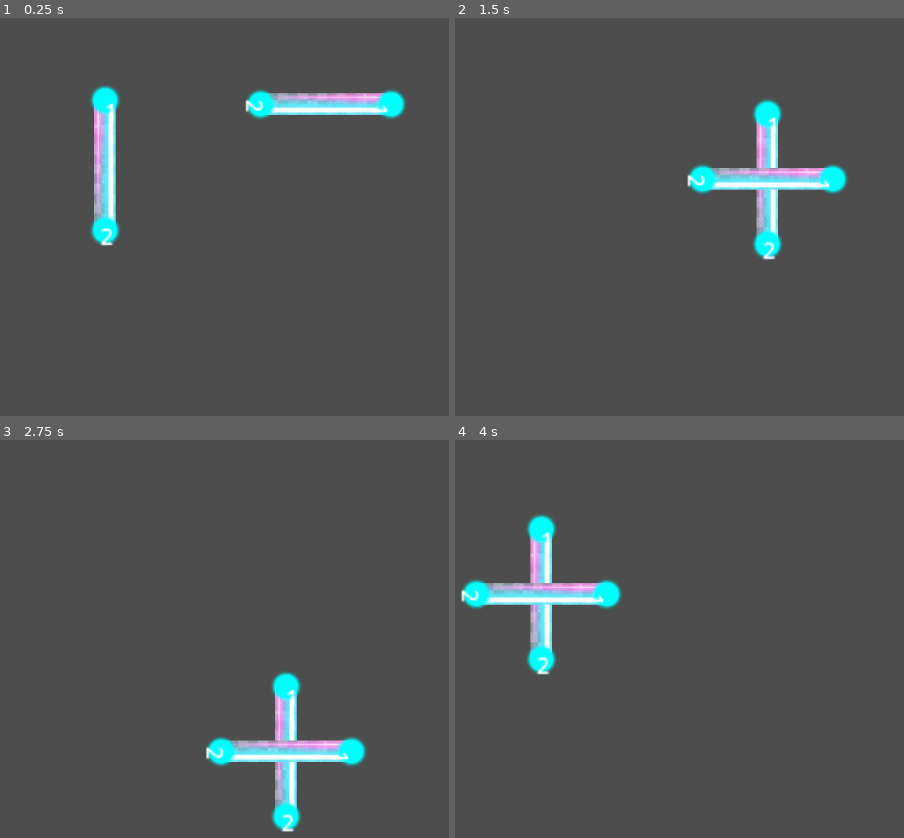
Above: before the commit, frames 1-4 (two rows, left to right).
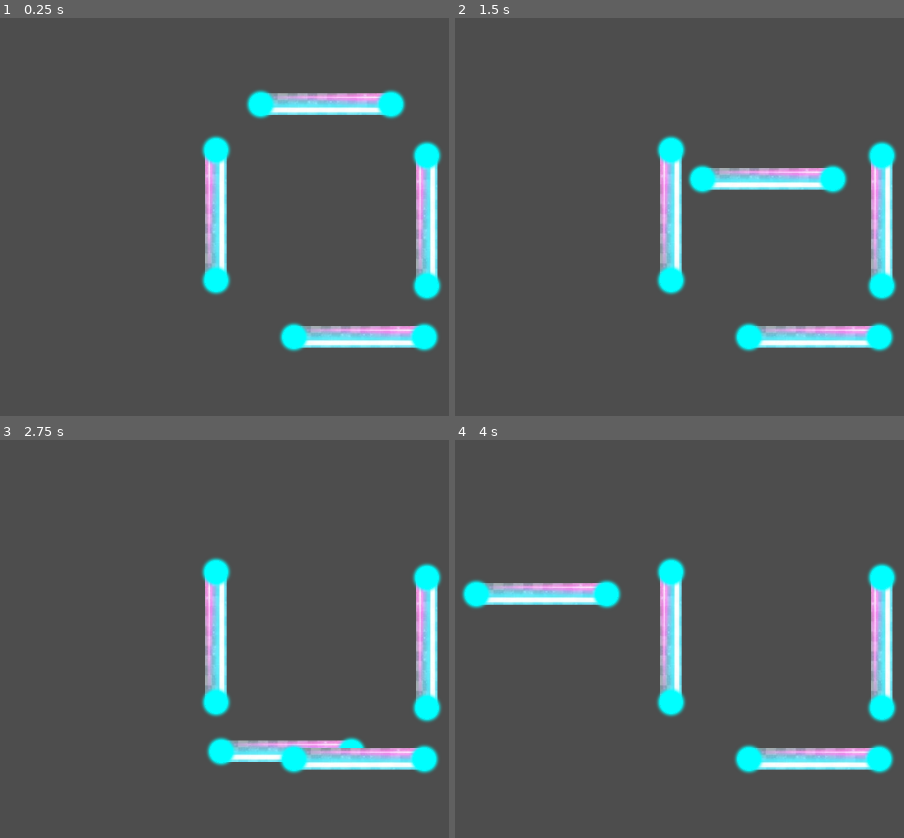
Above: after the commit, the same moments.

Repository: CarlesRa/Harmony-Waves
Game: Godot game, scene res://scenes/levels/level_01.tscn
The game is run twice, just before and just after one commit, with the same random seed, the same clock (stepped at 60 frames per second) and the same inputs. The project has no main scene, so this scene is started directly.
Inputs (mouse positions are in pixels of both pictures, inside the frame that each line leads up to):
- Up to frame 1 (0.25 s): no input
- Up to frame 2 (1.5 s): tap Enter at 0.5 s; drag from (558, 165) to (782, 105) at 0.52 s; tap Space at 1.25 s; drag from (782, 105) to (742, 328) at 1.27 s
- Up to frame 3 (2.75 s): move the mouse to (408, 563) at 2.02 s; click (408, 563) at 2.17 s
- Up to frame 4 (4 s): tap Enter at 2.75 s; drag from (742, 750) to (540, 595) at 2.77 s; tap Space at 3.5 s; move the mouse to (outside the picture) at 3.52 s; click (outside the picture) at 3.67 s

The runs differ from the first frame. In frame 1, 8.2% of the frame differs, in the area x 20-99%, y 17-84%; in frame 2, 8.0%; in frame 3, 7.8%; in frame 4, 8.0%.

Commit message:
snap pieces ok, got to deactivate connectors

Diff:
--- a/scenes/levels/level_01.tscn
+++ b/scenes/levels/level_01.tscn
@@ -5,12 +5,31 @@
 [node name="Level_01" type="Node2D"]
 
 [node name="WavePiece" parent="." instance=ExtResource("1_m802k")]
-position = Vector2(256, 216)
-C1_target_id = 3
-C2_target_id = 4
+position = Vector2(416, 288)
+is_piece_connected = true
+C1_connector_id = -1
+C1_target_id = 1
+C2_connector_id = -1
+C2_target_id = 2
 
 [node name="WavePiece2" parent="." instance=ExtResource("1_m802k")]
 position = Vector2(576, 128)
 rotation = 1.5707964
-C1_connector_id = 3
-C2_connector_id = 0
+C1_connector_id = -1
+C1_target_id = 4
+C2_connector_id = 1
+C2_target_id = 3
+
+[node name="WavePiece3" parent="." instance=ExtResource("1_m802k")]
+position = Vector2(624, 464)
+rotation = 1.5707964
+C1_connector_id = -1
+C1_target_id = 5
+C2_target_id = 4
+
+[node name="WavePiece4" parent="." instance=ExtResource("1_m802k")]
+position = Vector2(720, 296)
+C1_connector_id = 4
+C1_target_id = -1
+C2_connector_id = 5
+C2_target_id = -1
--- a/scenes/shared/wave_piece_base.tscn
+++ b/scenes/shared/wave_piece_base.tscn
@@ -51,6 +51,7 @@
 shape = SubResource("CircleShape2D_1m15w")
 
 [node name="Label" type="Label" parent="PieceConnector1"]
+visible = false
 offset_left = -0.5
 offset_top = -50.5
 offset_right = 39.5
@@ -74,6 +75,7 @@
 shape = SubResource("CircleShape2D_1m15w")
 
 [node name="Label" type="Label" parent="PieceConnector2"]
+visible = false
 offset_left = -3.5
 offset_top = 39.5
 offset_right = 36.5
--- a/scripts/shared/piece_connector.gd
+++ b/scripts/shared/piece_connector.gd
@@ -3,6 +3,7 @@
 class_name PieceConnector
 
 var parent_piece: WavePiece
+var is_active: bool
 var connector_id: int = 0
 var target_connector_id: int = 0
 var snap_position: Vector2
@@ -11,3 +12,6 @@
 
 func _ready() -> void:
 	snap_position = connector_point.global_position
+
+func initialize_connector() -> void:
+	is_active = parent_piece.is_piece_connected
--- a/scripts/shared/wave_piece.gd
+++ b/scripts/shared/wave_piece.gd
@@ -1,21 +1,22 @@
 extends Area2D
 class_name WavePiece
 
-@export var pice_id: int = 0
-var is_piece_connected: bool = false
+@export var is_piece_connected: bool = false
 @export var music_stream: AudioStream = null
 @export var original_position: Vector2 = Vector2.ZERO
 
-@export_group("Conector 1")
+@export_group("Connector 1")
 @export var C1_connector_id: int = 1
 @export var C1_target_id: int = 0
 
-@export_group("Conector 2")
+@export_group("Connector 2")
 @export var C2_connector_id: int = 2
 @export var C2_target_id: int = 0
 
 @onready var connector_1: PieceConnector = $%PieceConnector1
+@onready var connector_1_point: Node2D = $PieceConnector1/Connector
 @onready var connector_2: PieceConnector = $%PieceConnector2
+@onready var connector_2_point: Node2D = $PieceConnector2/Connector
 
 const SNAP_DISTANCE: float = 300.0
 
@@ -36,9 +37,11 @@
 	connector_1.parent_piece = self
 	connector_1.connector_id = C1_connector_id
 	connector_1.target_connector_id = C1_target_id
+	connector_1.initialize_connector()
 	connector_2.parent_piece = self
 	connector_2.connector_id = C2_connector_id
 	connector_2.target_connector_id = C2_target_id
+	connector_2.initialize_connector()
 
 func _on_wave_piece_input_event(_viewport: Node, event: InputEvent, _shape_idx: int) -> void:
 	if not is_piece_connected and event is InputEventMouseButton:
@@ -54,7 +57,6 @@
 	drag_offset = get_global_mouse_position() - global_position
 	z_index = 1
 	is_dragging = true
-	print('start_drag   ', is_dragging)
 
 func _end_drag() -> void:
 	if not is_dragging: return
@@ -65,69 +67,58 @@
 	is_dragging = false
 
 func _try_snap_on_release() -> void:
-	if colliding_targets.is_empty() or dragging_connector_ids.is_empty():
+	if colliding_targets.is_empty():
 		return
+	for info in colliding_targets:
+		var target_id = info["id"]
+		var target_pos = info["target_pos"]
+		var drag_point: Node2D = info["dragged_connector_point"]
+		var dragged_pos = drag_point.get_global_transform_with_canvas().origin
+		if target_id == drag_point.get_parent().connector_id:
+			var offset = target_pos - dragged_pos
+			global_position += offset
+			is_piece_connected = true
+			drag_point.get_parent().is_active = true
+			colliding_targets.clear()
+			return
 
-	for target in colliding_targets:
-		for drag_id in dragging_connector_ids:
-			if target["id"] == drag_id:
-
-				var dragged_offset: Vector2
-				if drag_id == connector_1.connector_id:
-					dragged_offset = connector_1.position
-				else:
-					dragged_offset = connector_2.position
-
-				global_position = target["position"] - dragged_offset
-				is_piece_connected = true
-
-				colliding_targets.clear()
-				dragging_connector_ids.clear()
-				return
 
 # Connector 1
 func _on_piece_connector_1_area_entered(area: Area2D) -> void:
 	if area is PieceConnector and area.get_parent() != self:
-		var target_connector: Node2D = area.get_node("Connector")
-		var target_global_pos: Vector2 = target_connector.global_position
-		var target_info = {
+		if !area.is_active:
+			return
+		var static_connector_point = area.get_node("Connector")
+		var target_pos = static_connector_point.get_global_transform_with_canvas().origin
+		var info = {
 			"id": area.target_connector_id,
-			"position": target_global_pos
+			"target_pos": target_pos,
+			"dragged_connector_point": connector_1_point
 		}
-		if not colliding_targets.has(target_info):
-			colliding_targets.append(target_info)
-		if connector_1.connector_id not in dragging_connector_ids:
-			dragging_connector_ids.append(connector_1.connector_id)
+		colliding_targets.append(info)
 
 func _on_piece_connector_1_area_exited(area: Area2D) -> void:
 	if area is PieceConnector and area.get_parent() != self:
 		colliding_targets = colliding_targets.filter(
-			func(t):
-				return t["id"] != area.target_connector_id
+			func(e): return e["id"] != area.target_connector_id
 		)
-		if connector_1.connector_id in dragging_connector_ids:
-			dragging_connector_ids.erase(connector_1.connector_id)
 
 
 # Connector 2
 func _on_piece_connector_2_area_entered(area: Area2D) -> void:
 	if area is PieceConnector and area.get_parent() != self:
-		var target_connector: Node2D = area.get_node("Connector")
-		var target_global_pos: Vector2 = target_connector.global_position
-		var target_info = {
+		var static_connector_point = area.get_node("Connector")
+		var target_pos = static_connector_point.get_global_transform_with_canvas().origin
+		print(target_pos)
+		var info = {
 			"id": area.target_connector_id,
-			"position": target_global_pos
+			"target_pos": target_pos,
+			"dragged_connector_point": connector_2_point
 		}
-		if not colliding_targets.has(target_info):
-			colliding_targets.append(target_info)
-		if connector_2.connector_id not in dragging_connector_ids:
-			dragging_connector_ids.append(connector_2.connector_id)
+		colliding_targets.append(info)
 
 func _on_piece_connector_2_area_exited(area: Area2D) -> void:
 	if area is PieceConnector and area.get_parent() != self:
 		colliding_targets = colliding_targets.filter(
-			func(t):
-				return t["id"] != area.target_connector_id
+			func(e): return e["id"] != area.target_connector_id
 		)
-		if connector_2.connector_id in dragging_connector_ids:
-			dragging_connector_ids.erase(connector_2.connector_id)
